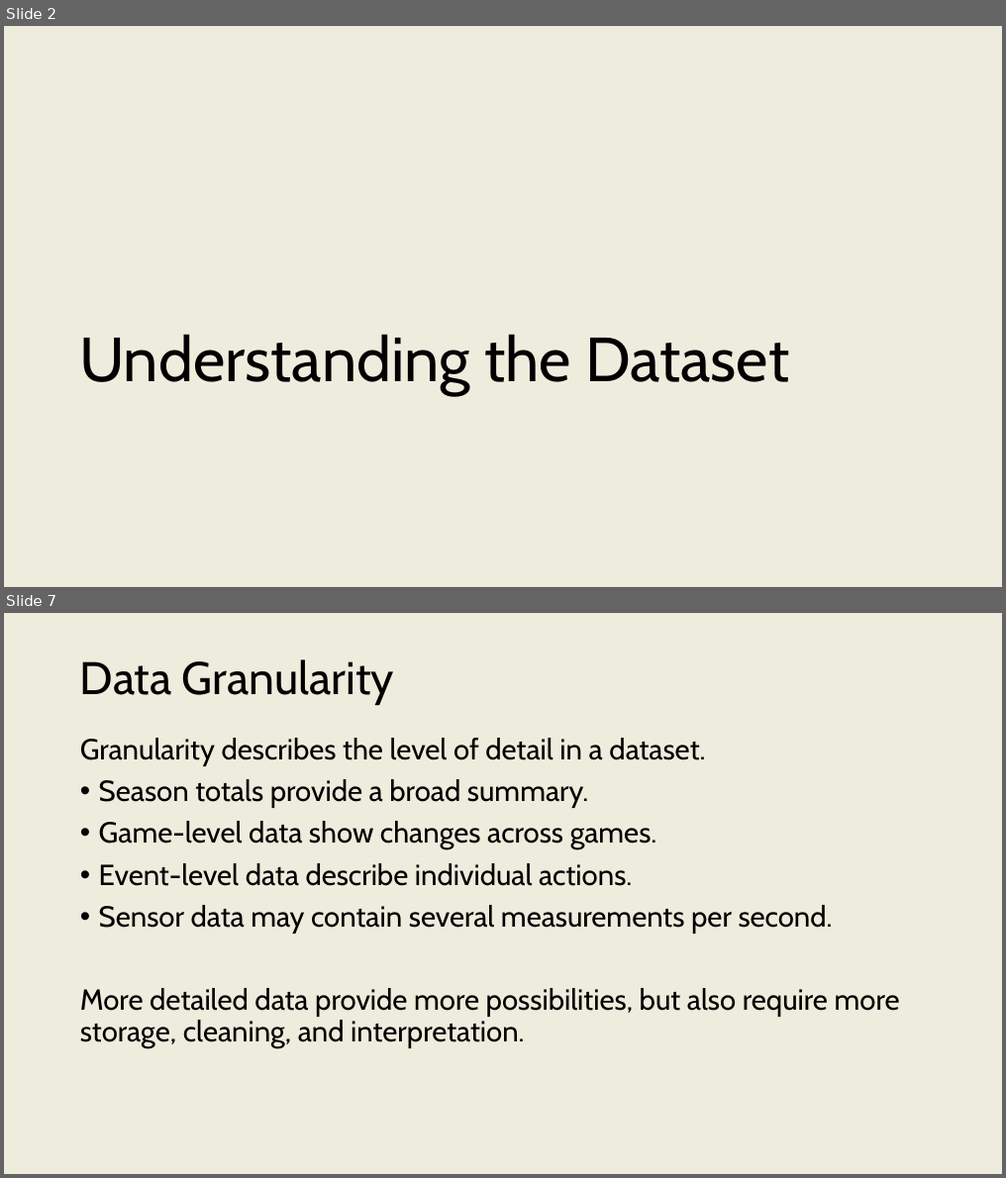
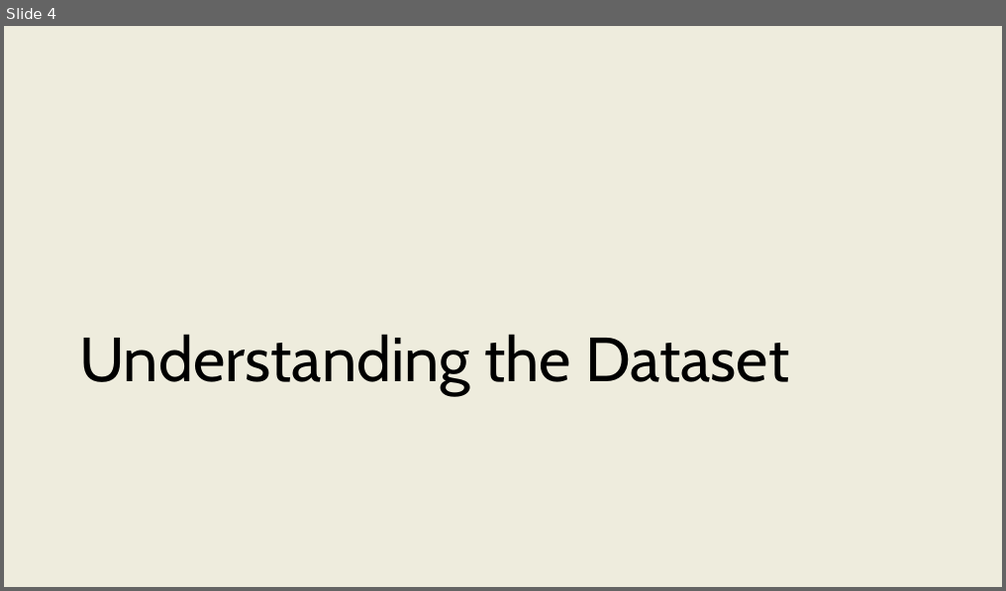
Before and after one commit to onishisaryu/HES-3000-Sports-Data-Analytics, a slide deck: pptx/Lecture7.pptx. Shown one above the other, each under a label of ours: slides 2 and 7 before the commit, slide 4 after it; the slides between them are not shown. The pictures are 1006x1178 and 1006x591 pixels, drawn with LibreOffice and Linux fonts; fonts in the diff are those of the drawing. Boxes give left, top, right and bottom in pixels: in the first picture for what was removed or moved away, otherwise in the second. Text is boxed around its words. In the diff, an @@ line names an element or a change of style, - is before the commit and + after.

```diff
--- a/pptx/Lecture7.pptx
+++ b/pptx/Lecture7.pptx
@@ slide 7 removed at (4,613,1002,1174), background #EEECDD @@
@@ title removed at (80,660,394,705) @@
-Data Granularity
@@ text removed at (80,738,900,1049) @@
-Granularity describes the level of detail in a dataset.
-• Season totals provide a broad summary.
-• Game-level data show changes across games.
-• Event-level data describe individual actions.
-• Sensor data may contain several measurements per second.
-More detailed data provide more possibilities, but also require more storage, cleaning, and interpretation.
@@ what was slide 2 is now slide 4 @@
```
Also in this commit, not shown: 2 slides added, 27 other slides removed.
